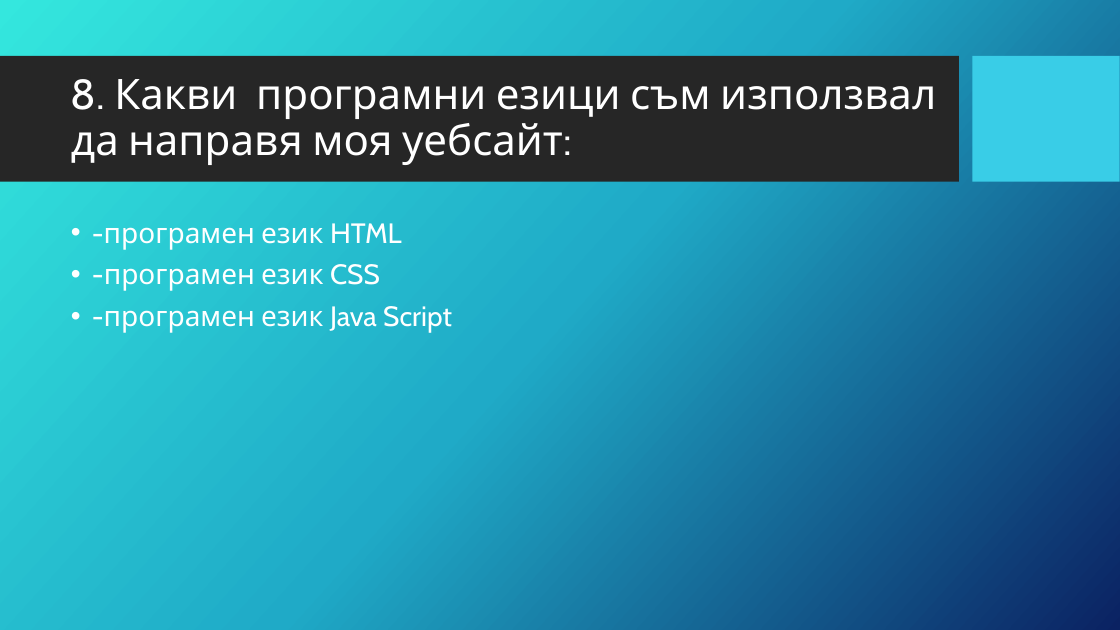
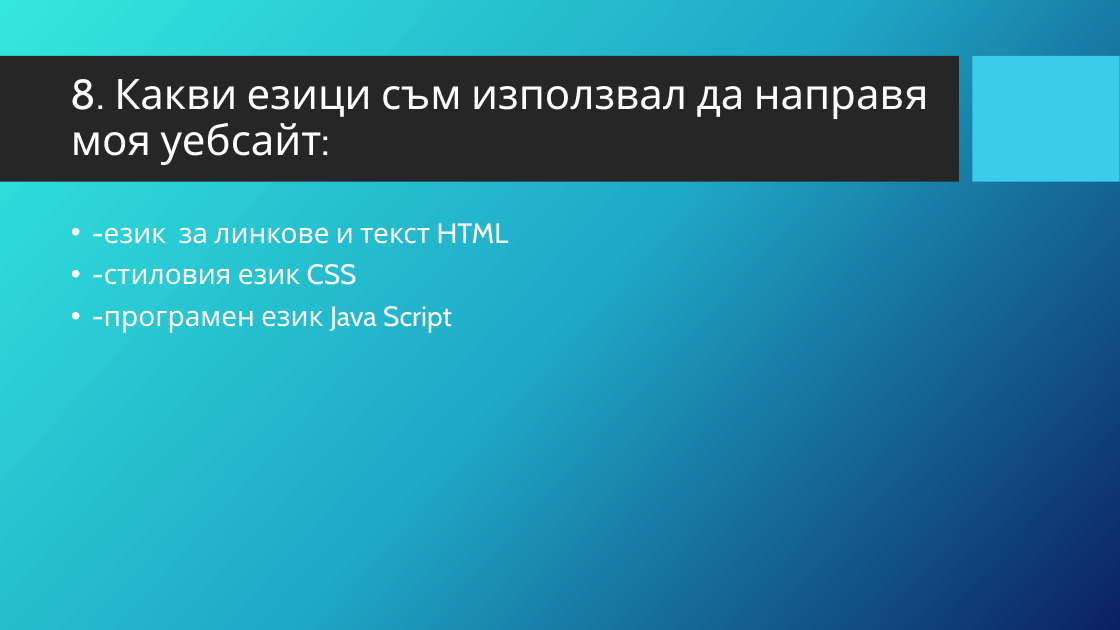
Before and after one commit to ITPG-CODEWARS/codewars-2024-first-round-Philip096, a slide deck: slide 9 of Презентация за Описание на моя уебсайт lyubiteli na vlakove.great-site.com.pptx. Drawn at 1120x630 pixels with LibreOffice and Linux fonts; fonts in the diff are those of the drawing; background and template pictures are left out. Boxes give left, top, right and bottom in pixels: in the first picture for what was removed or moved away, otherwise in the second. Text is boxed around its words. In the diff, an @@ line names an element or a change of style, - is before the commit and + after.

```diff
--- a/Презентация за Описание на моя уебсайт lyubiteli na vlakove.great-site.com.pptx
+++ b/Презентация за Описание на моя уебсайт lyubiteli na vlakove.great-site.com.pptx
@@ title at box(71, 79, 929, 165): text changed @@
-8. Какви програмни езици съм използвал да направя моя уебсайт:
+8. Какви езици съм използвал да направя моя уебсайт:
@@ text at box(104, 223, 509, 285): text changed @@
-• -програмен език HTML
-• -програмен език CSS
+• -език за линкове и текст HTML
+• -стиловия език CSS
```
